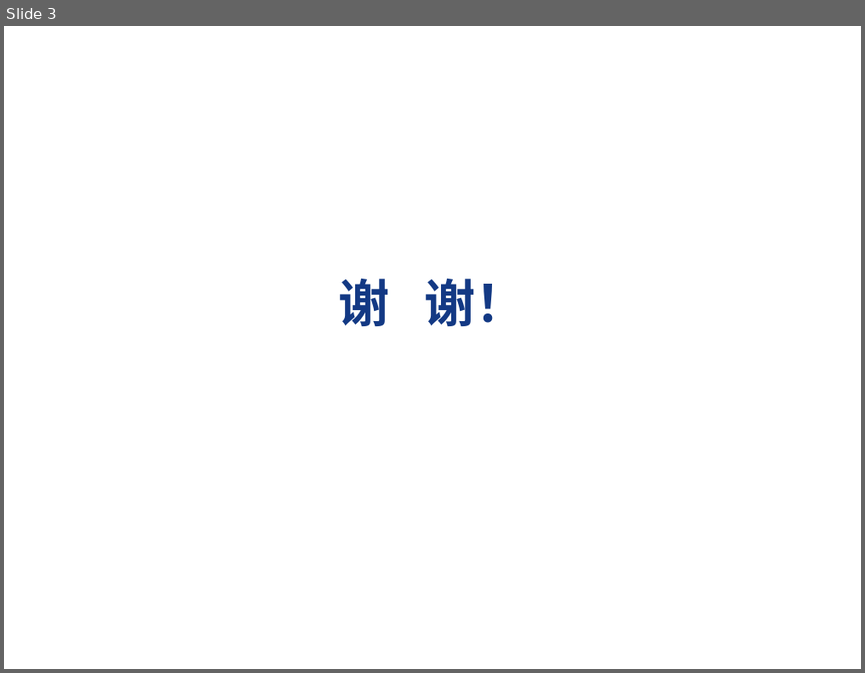
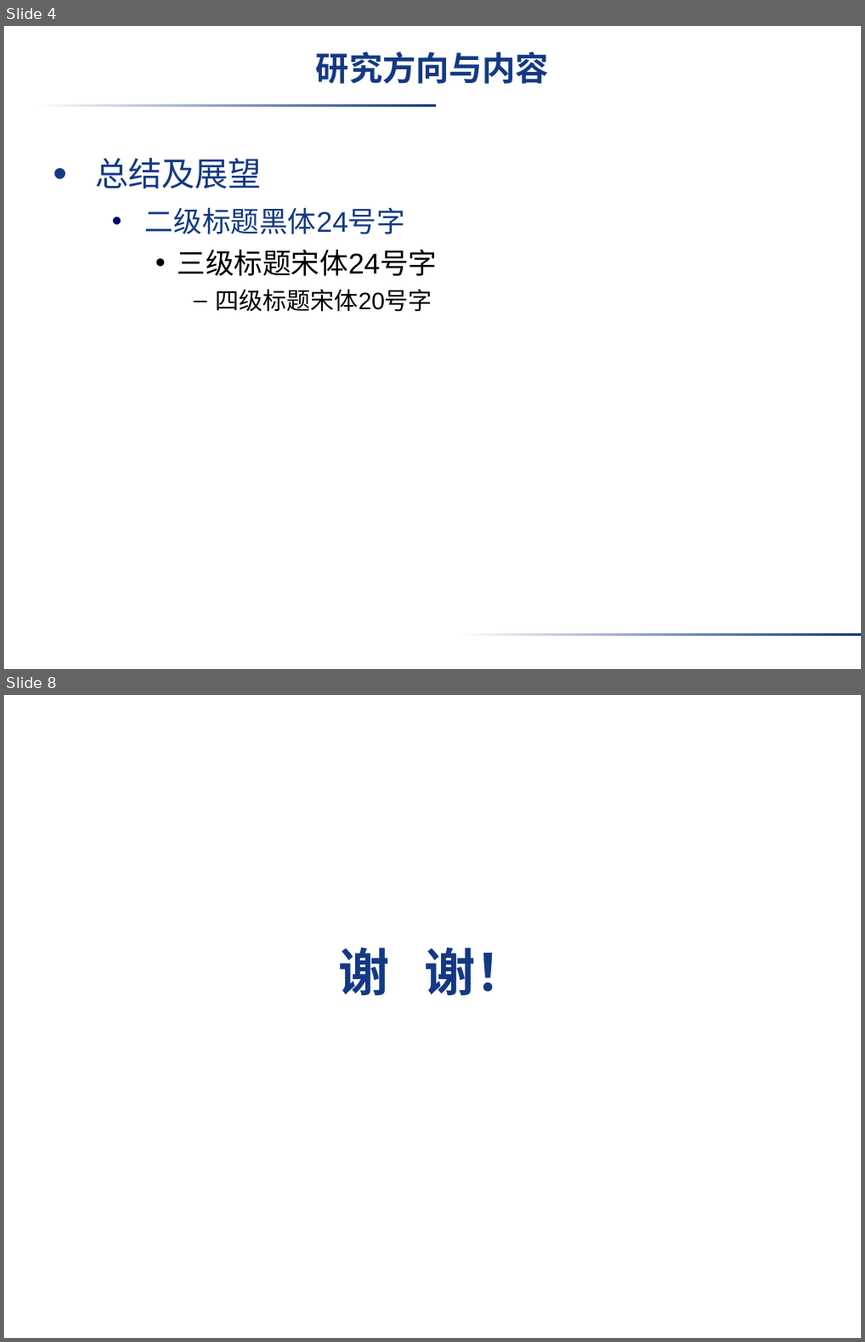
Before and after one commit to VirtuosWangH/Starling-Box2D-SiegeDuel, a slide deck: paper/学院模板/软件学院在职工程硕士答辩用PPT模板_1354065567253.ppt. Shown one above the other, each under a label of ours: slide 3 before the commit, slides 4 and 8 after it; the slides between them are not shown. The pictures are 865x673 and 865x1342 pixels, drawn with LibreOffice and Linux fonts; fonts in the diff are those of the drawing; background and template pictures are left out. Boxes give left, top, right and bottom in pixels: in the first picture for what was removed or moved away, otherwise in the second. Text is boxed around its words. In the diff, an @@ line names an element or a change of style, - is before the commit and + after.

```diff
--- a/paper/学院模板/软件学院在职工程硕士答辩用PPT模板_1354065567253.ppt
+++ b/paper/学院模板/软件学院在职工程硕士答辩用PPT模板_1354065567253.ppt
@@ slide 4 added at <box>4,26,861,669</box>, background picture (left out) @@
@@ title added at <box>316,52,549,84</box>, 28 pt, text #133984, bold @@
+研究方向与内容
@@ rectangle added at <box>30,104,435,107</box>, fill gradient #FFFFFF to #133984 @@
@@ text added at <box>95,158,437,312</box>, 24 pt, text #000000 @@
+• 总结及展望
+  • 二级标题黑体24号字
+    • 三级标题宋体24号字
+      – 四级标题宋体20号字
@@ rectangle added at <box>456,633,861,635</box>, fill gradient #FFFFFF to #133984 @@
@@ what was slide 3 is now slide 8 @@
```
Also in this commit, not shown: 1 slide changed, 6 other slides added, 1 slide removed, 1 other file.
